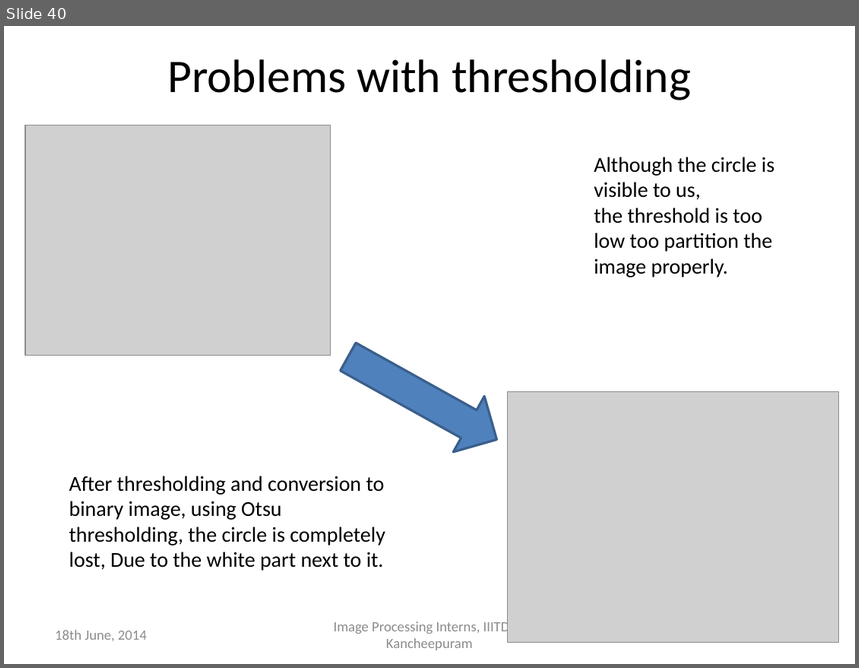
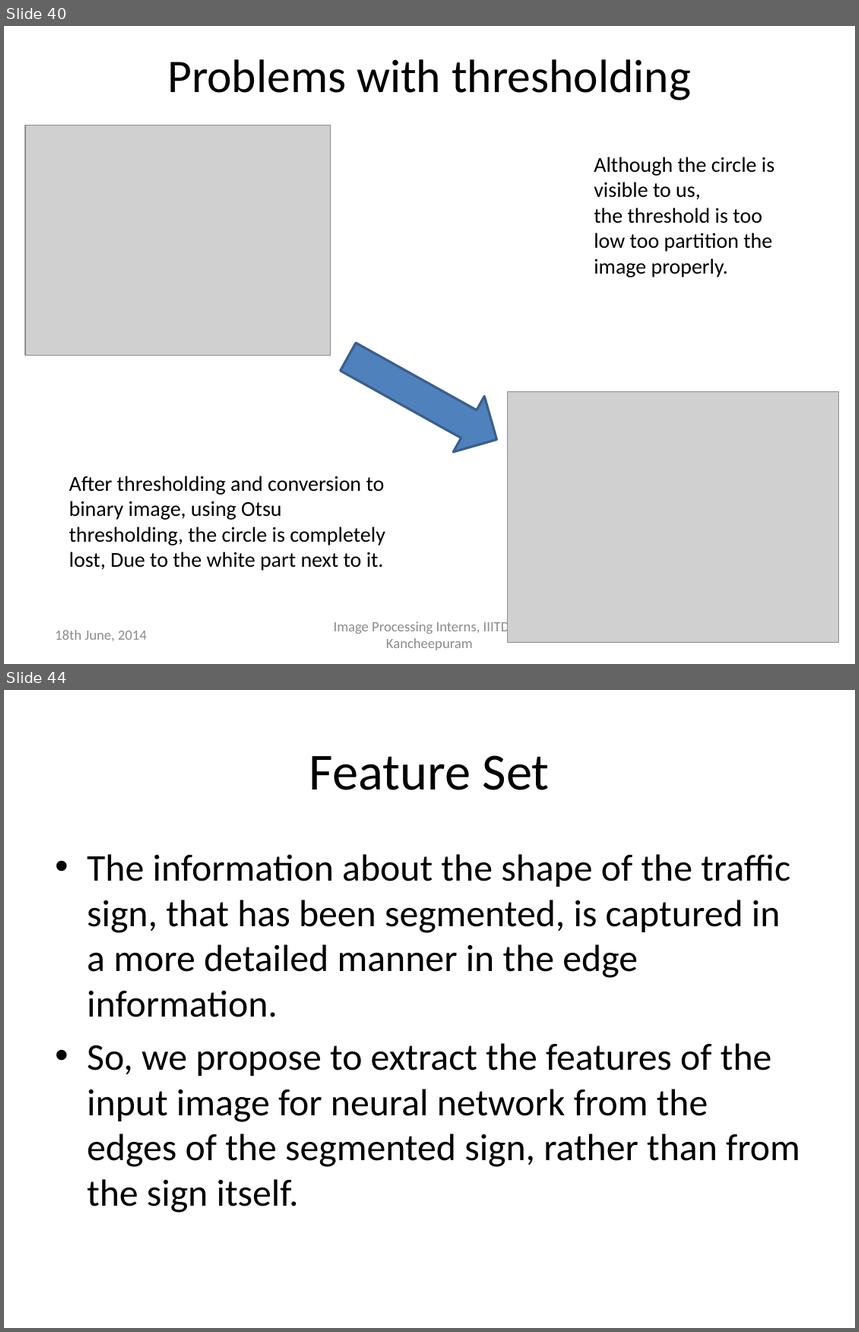
Before and after one commit to defuchocolate/traffic-sign-recog, a slide deck: Presentation1_Present.pptx. Shown one above the other, each under a label of ours: slide 40 before the commit, slides 40 and 44 after it; the slides between them are not shown. The pictures are 859x668 and 859x1332 pixels, drawn with LibreOffice and Linux fonts; fonts in the diff are those of the drawing; grey boxes stand for pictures. Boxes give left, top, right and bottom in pixels: in the first picture for what was removed or moved away, otherwise in the second. Text is boxed around its words. In the diff, an @@ line names an element or a change of style, - is before the commit and + after.

Commit message:
Added two mat files containing the samples for edge detection. Added another function create_net which will automate the process of creation, training and simulation of the neural network

```diff
--- a/Presentation1_Present.pptx
+++ b/Presentation1_Present.pptx
@@ slide 44 added at (4, 690, 855, 1328), background #FFFFFF @@
@@ title added at (310, 755, 550, 790), 44 pt, text #000000 @@
+Feature Set
@@ text added at (87, 854, 800, 1213), 32 pt, text #000000 @@
+• The information about the shape of the traffic sign, that has been segmented, is captured in a more detailed manner in the edge information.
+• So, we propose to extract the features of the input image for neural network from the edges of the segmented sign, rather than from the sign itself.
```
Also in this commit, not shown: 11 other slides added, 8 other files.
